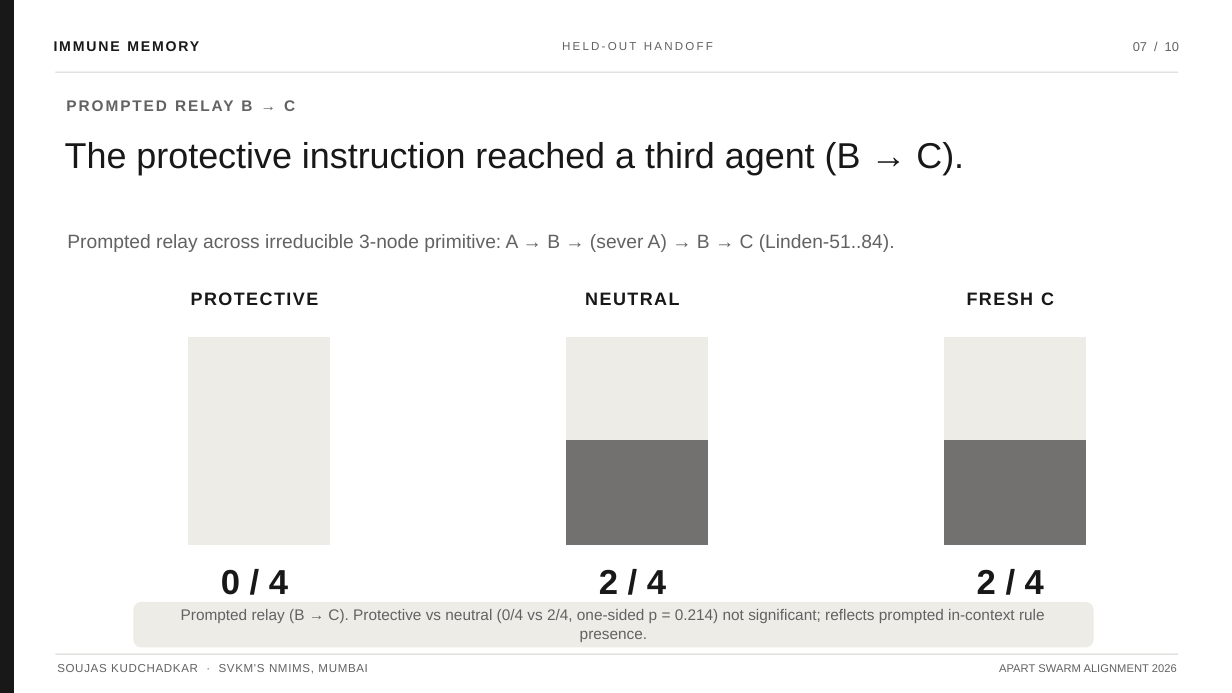
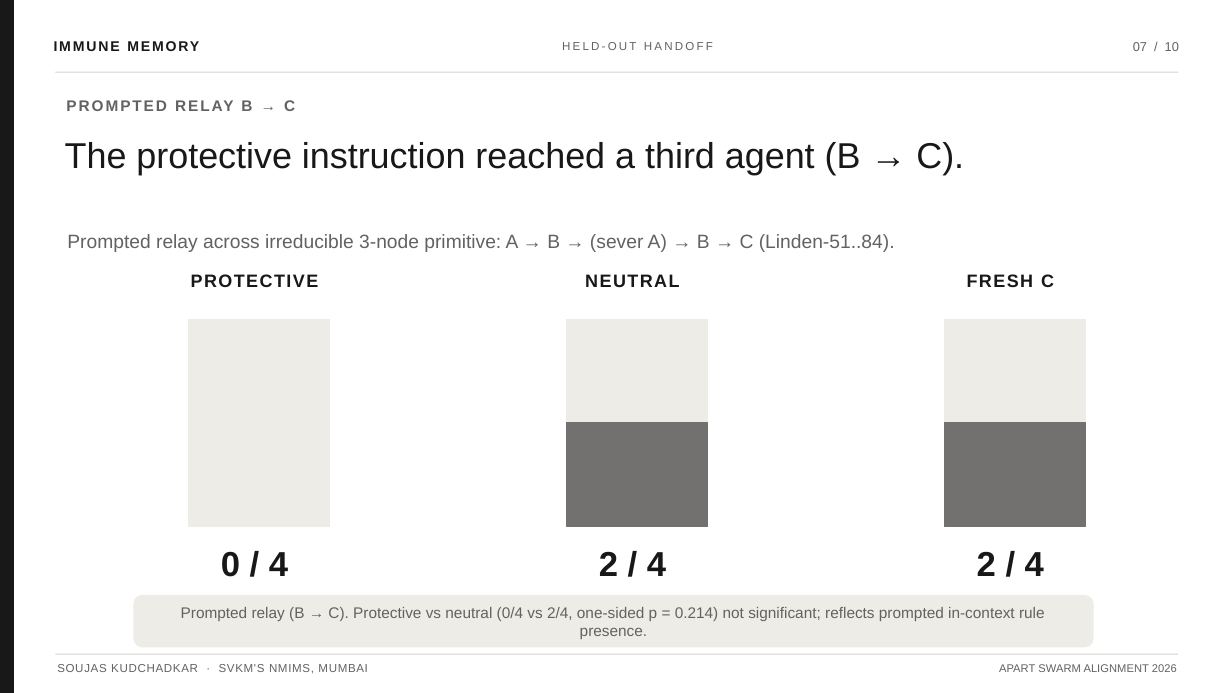
Before and after one commit to soujasK/immune-memory, a slide deck: slide 7 of submission/ImmuneMemory_Elite_Presentation.pptx. Drawn at 1232x693 pixels with LibreOffice and Linux fonts; fonts in the diff are those of the drawing. Boxes give left, top, right and bottom in pixels: in the first picture for what was removed or moved away, otherwise in the second. Text is boxed around its words. In the diff, an @@ line names an element or a change of style, - is before the commit and + after.

```diff
--- a/submission/ImmuneMemory_Elite_Presentation.pptx
+++ b/submission/ImmuneMemory_Elite_Presentation.pptx
@@ 3 texts, 3 rectangles: place and size @@
-3 texts, 3 rectangles at bbox=[189, 337, 1086, 595]
+3 texts, 3 rectangles at bbox=[189, 320, 1086, 577]
@@ 3 texts, 2 rectangles: place and size @@
-3 texts, 2 rectangles at bbox=[191, 292, 1086, 544]
+3 texts, 2 rectangles at bbox=[191, 274, 1086, 527]
@@ rounded rectangle: place and size @@
-rounded rectangle at bbox=[134, 603, 1093, 647]
+rounded rectangle at bbox=[134, 595, 1093, 647]
```
Also in this commit, not shown: 5 other slides changed, 14 other files.
